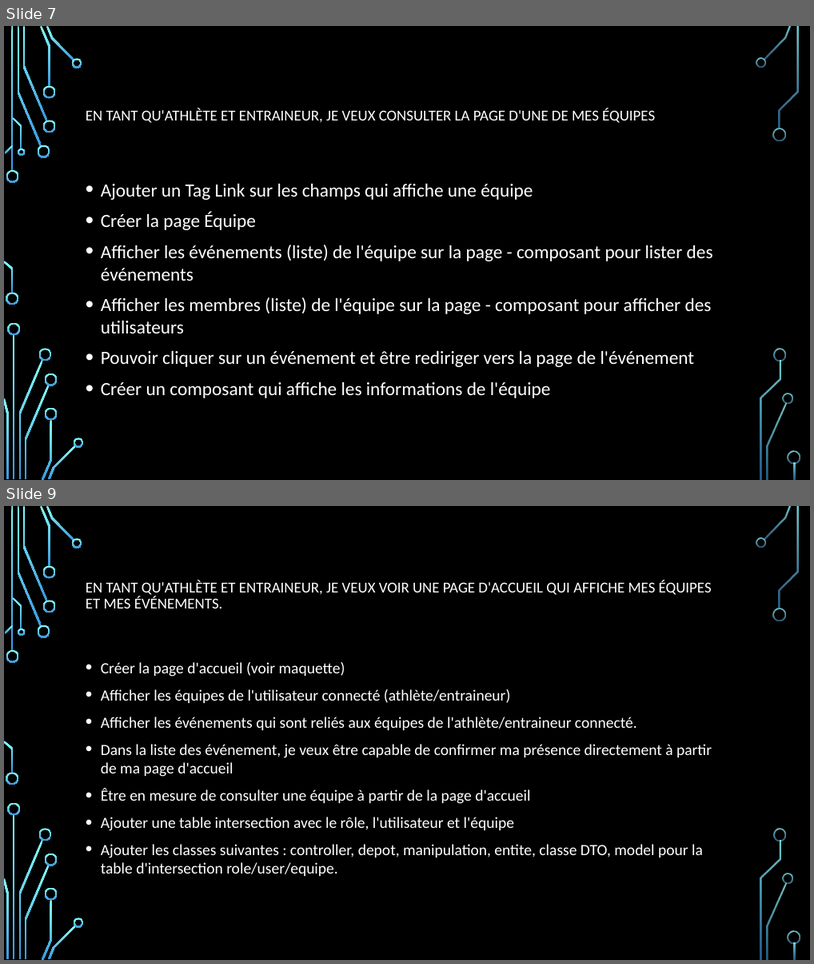
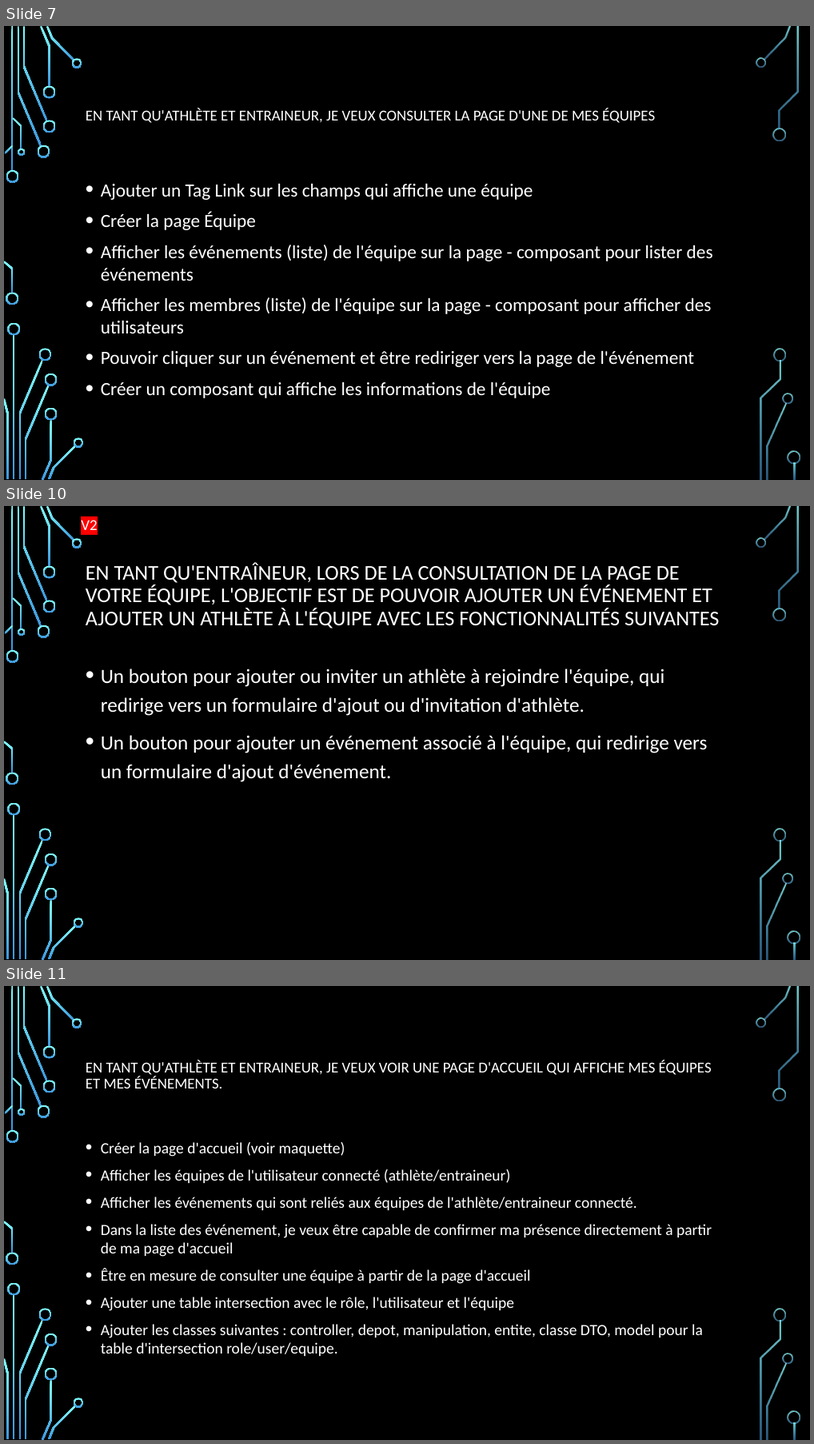
Before and after one commit to DFC-Informatique-Cegep-de-Sainte-Foy/GestionEquipesSportives, a slide deck: Documentation/Revue 3/Presentation_Revue_3.pptx. Shown one above the other, each under a label of ours: slides 7 and 9 before the commit, slides 7, 10 and 11 after it; the slides between them are not shown. The pictures are 814x964 and 814x1444 pixels, drawn with LibreOffice and Linux fonts; fonts in the diff are those of the drawing; background and template pictures are left out. Boxes give left, top, right and bottom in pixels: in the first picture for what was removed or moved away, otherwise in the second. Text is boxed around its words. In the diff, an @@ line names an element or a change of style, - is before the commit and + after.

```diff
--- a/Documentation/Revue 3/Presentation_Revue_3.pptx
+++ b/Documentation/Revue 3/Presentation_Revue_3.pptx
@@ slide 10 added at (4,506,810,960), background picture (left out); not listed: 36 template elements that a slide beside it also shows @@
@@ text added at (81,520,97,530), 18 pt, text #FFFFFF @@
+V2
@@ title added at (86,562,720,628), 25 pt, text #FFFFFF @@
+EN TANT QU'ENTRAÎNEUR, LORS DE LA CONSULTATION DE LA PAGE DE VOTRE ÉQUIPE, L'OBJECTIF EST DE POUVOIR AJOUTER UN ÉVÉNEMENT ET AJOUTER UN ATHLÈTE À L'ÉQUIPE AVEC LES FONCTIONNALITÉS SUIVANTES
@@ text added at (101,668,708,782), 24 pt, text #FFFFFF @@
+• Un bouton pour ajouter ou inviter un athlète à rejoindre l'équipe, qui redirige vers un formulaire d'ajout ou d'invitation d'athlète.
+• Un bouton pour ajouter un événement associé à l'équipe, qui redirige vers un formulaire d'ajout d'événement.
@@ what was slide 9 is now slide 11 @@
```
Also in this commit, not shown: 3 slides changed, 3 other slides added, 2 slides removed.
